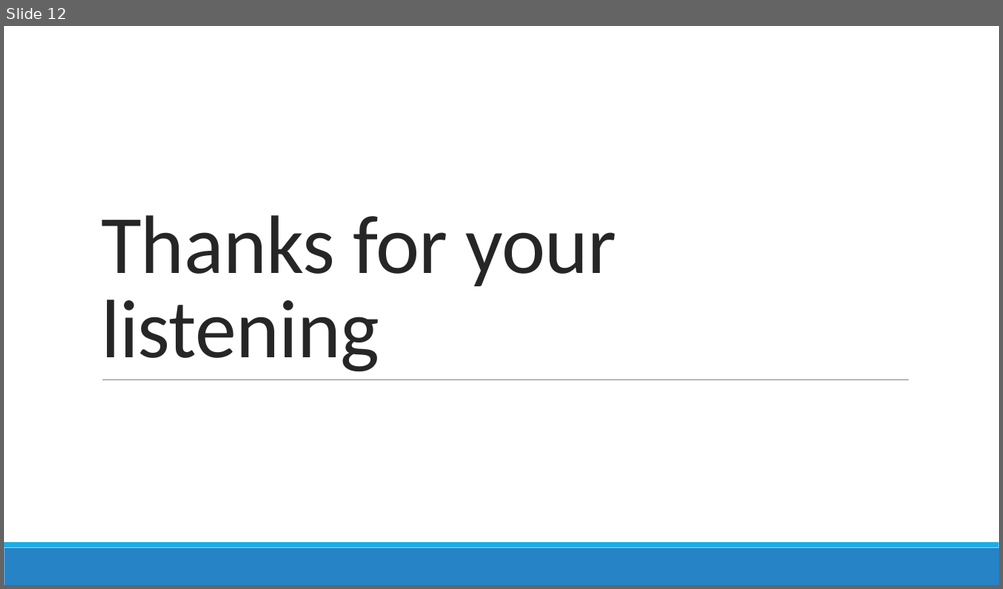
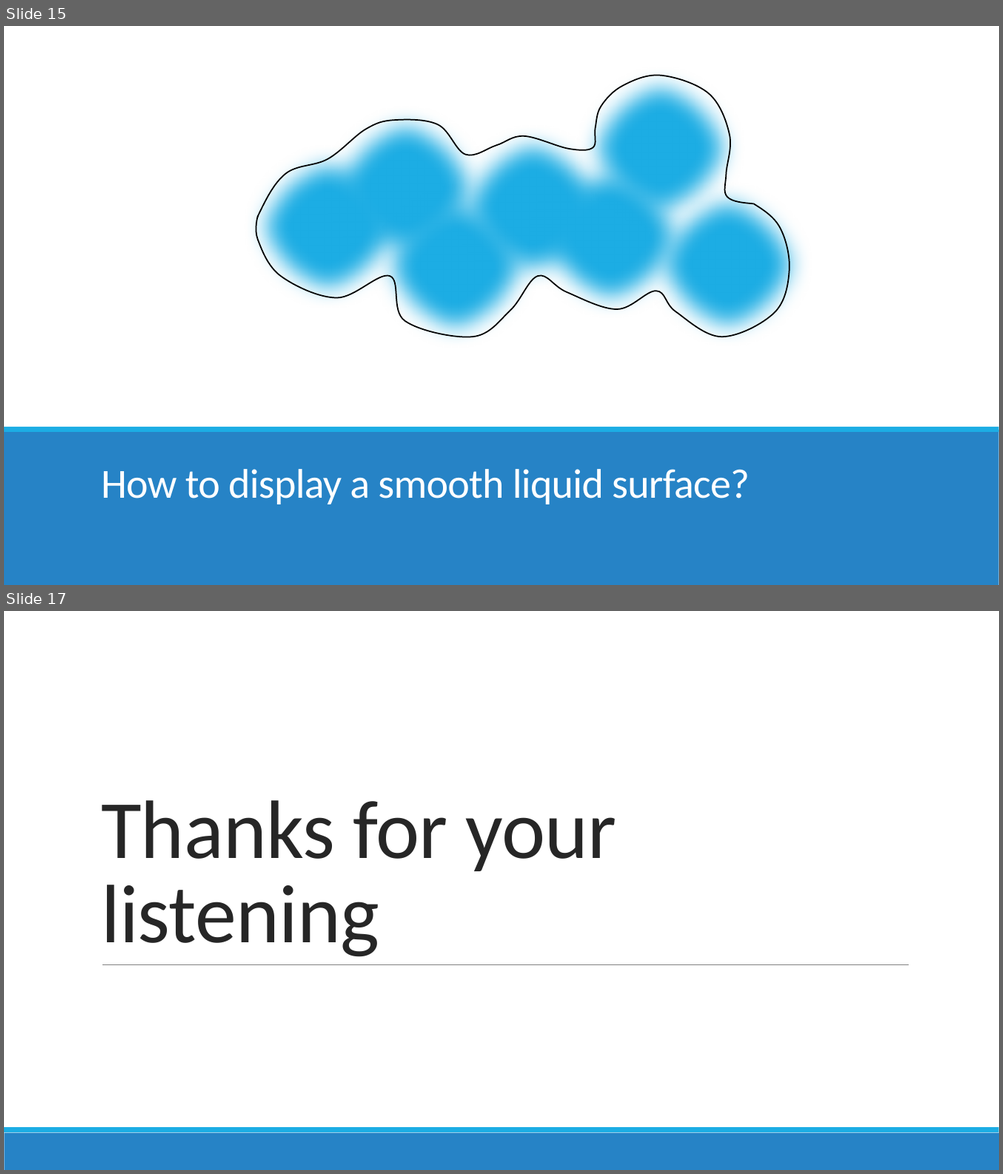
Before and after one commit to roastduck/destroyer_2d, a slide deck: doc/presentation.pptx. Shown one above the other, each under a label of ours: slide 12 before the commit, slides 15 and 17 after it; the slides between them are not shown. The pictures are 1003x589 and 1003x1174 pixels, drawn with LibreOffice and Linux fonts; fonts in the diff are those of the drawing. Boxes give left, top, right and bottom in pixels: in the first picture for what was removed or moved away, otherwise in the second. Text is boxed around its words. In the diff, an @@ line names an element or a change of style, - is before the commit and + after.

Commit message:
update ppt

```diff
--- a/doc/presentation.pptx
+++ b/doc/presentation.pptx
@@ slide 15 added at box(4, 26, 999, 585), background #FFFFFF @@
@@ ellipse added at box(572, 62, 748, 235), fill #1CADE4, outline #1580A9 1.25 pt @@
@@ freeform shape added at box(258, 76, 754, 216), outline #000000 1.25 pt @@
@@ ellipse added at box(317, 101, 494, 274), fill #1CADE4, outline #1580A9 1.25 pt @@
@@ ellipse added at box(445, 121, 622, 294), fill #1CADE4, outline #1580A9 1.25 pt @@
@@ ellipse added at box(240, 140, 417, 313), fill #1CADE4, outline #1580A9 1.25 pt @@
@@ ellipse added at box(523, 150, 700, 323), fill #1CADE4, outline #1580A9 1.25 pt @@
@@ ellipse added at box(367, 179, 543, 352), fill #1CADE4, outline #1580A9 1.25 pt @@
@@ ellipse added at box(639, 178, 816, 351), fill #1CADE4, outline #1580A9 1.25 pt @@
@@ freeform shape added at box(256, 204, 790, 337), outline #000000 1.25 pt @@
@@ rectangle added at box(4, 430, 999, 585), fill #2683C6 @@
@@ rectangle added at box(4, 427, 999, 432), fill #1CADE4 @@
@@ title added at box(101, 469, 749, 505), 40 pt, text #FFFFFF @@
+How to display a smooth liquid surface?
@@ what was slide 12 is now slide 17 @@
```
Also in this commit, not shown: 4 other slides added.
